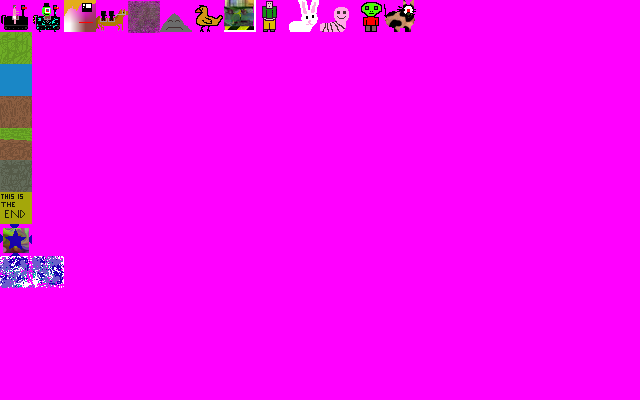
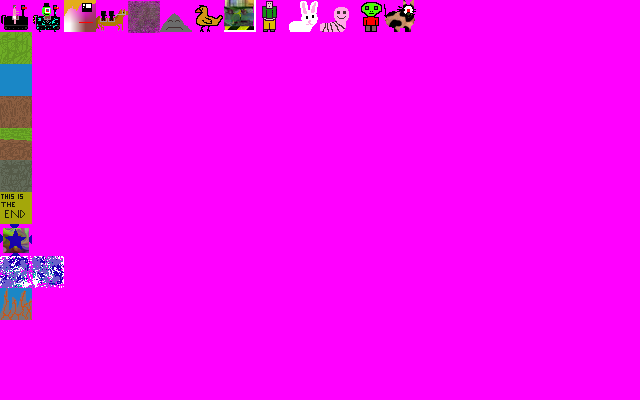
The second w=640, h=400 image is a revision of the first. Changes to its layers:
renamed "Texturepack.png" to "texturepack.png", painted on it over [left=0, top=0, right=319, bottom=320]
